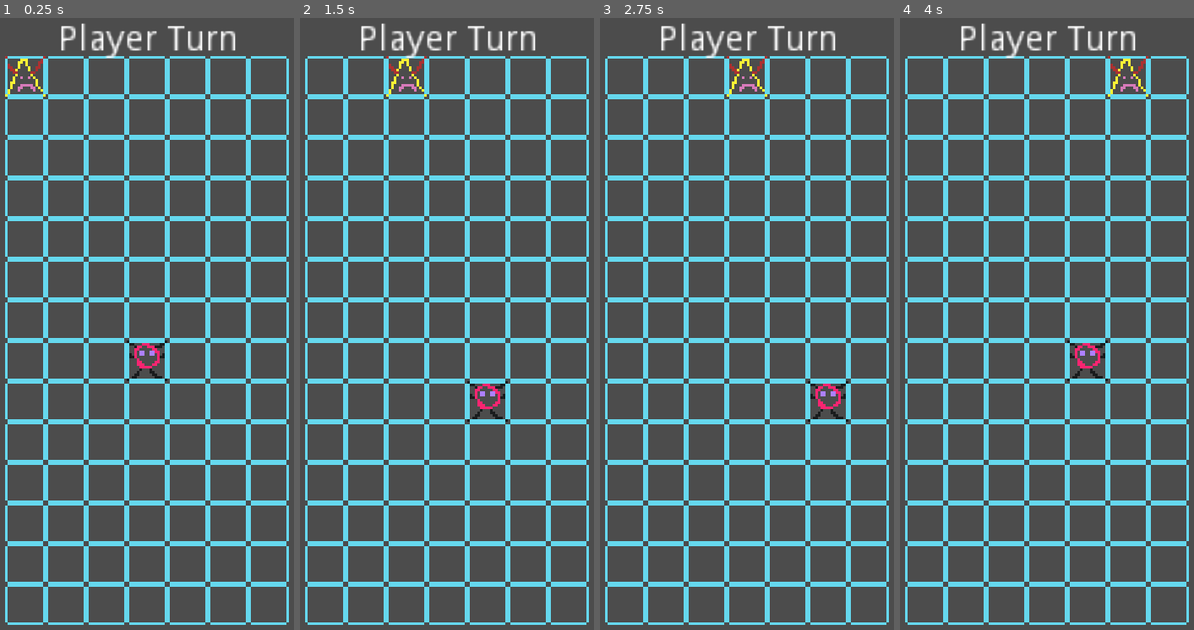
Above: before the commit, frames 1-4 (left to right).
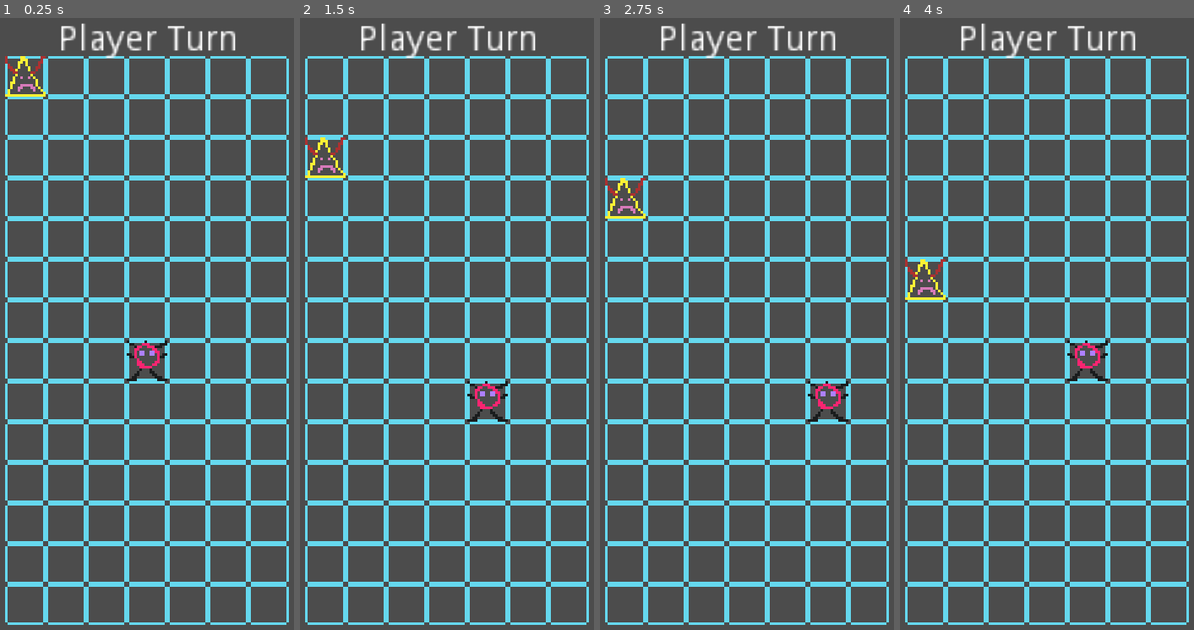
Above: after the commit, the same moments.

Repository: rivergillis/kinda-2048
Game: Godot game, scene res://scenes/Main.tscn
Two runs of this game, one before a commit and one after it. Both use one fixed random seed, a clock stepped at 60 frames per second and the inputs below.
Inputs:
- Up to frame 1 (0.25 s): no input
- Up to frame 2 (1.5 s): tap Enter at 0.5 s; hold Right (move_right) 0.53-1.28 s; tap Space at 1.25 s; hold Down (move_down) from 1.28 s (still down)
- Up to frame 3 (2.75 s): tap Enter at 2 s; release Down (move_down) at 2.03 s; hold Right (move_right) from 2.03 s (still down)
- Up to frame 4 (4 s): tap Space at 2.75 s; release Right (move_right) at 2.78 s; hold Up (move_up) 2.78-3.53 s; tap Enter at 3.5 s; hold Left (move_left) from 3.53 s (still down)

The runs differ from the first frame. In frame 1, 0.1% of the frame differs, in the area x 1-57%, y 6-60%; in frame 2, 0.5%, in the area x 1-71%, y 6-66%; in frame 3, 0.5%; in frame 4, 0.5%.

Commit message:
instance player and enemy in worldgen

Diff:
--- a/project.godot
+++ b/project.godot
@@ -9,16 +9,6 @@
 config_version=4
 
 _global_script_classes=[ {
-"base": "KinematicBody2D",
-"class": "Enemy",
-"language": "GDScript",
-"path": "res://scripts/Enemy.gd"
-}, {
-"base": "KinematicBody2D",
-"class": "Player",
-"language": "GDScript",
-"path": "res://scripts/Player.gd"
-}, {
 "base": "Object",
 "class": "TileInfo",
 "language": "GDScript",
@@ -35,8 +25,6 @@
 "path": "res://scripts/WorldGen.gd"
 } ]
 _global_script_class_icons={
-"Enemy": "",
-"Player": "",
 "TileInfo": "",
 "Utils": "",
 "WorldGen": ""
--- a/scenes/Main.tscn
+++ b/scenes/Main.tscn
@@ -1,17 +1,11 @@
-[gd_scene load_steps=5 format=2]
+[gd_scene load_steps=3 format=2]
 
-[ext_resource path="res://scenes/Player.tscn" type="PackedScene" id=1]
 [ext_resource path="res://scenes/WorldGen.tscn" type="PackedScene" id=2]
 [ext_resource path="res://scripts/dbg/TurnLabel.gd" type="Script" id=3]
-[ext_resource path="res://scenes/Enemy.tscn" type="PackedScene" id=4]
 
 [node name="Main" type="Node2D"]
 
 [node name="WorldGen" parent="." instance=ExtResource( 2 )]
-
-[node name="Enemy" parent="WorldGen" instance=ExtResource( 4 )]
-
-[node name="Player" parent="WorldGen" instance=ExtResource( 1 )]
 
 [node name="TurnLabel" type="Label" parent="."]
 margin_left = 36.6339
--- a/scripts/Enemy.gd
+++ b/scripts/Enemy.gd
@@ -1,6 +1,4 @@
 extends KinematicBody2D
-
-class_name Enemy
 
 var current_tile: TileInfo = TileInfo.new()
 var player_tile: TileInfo = TileInfo.new()
@@ -16,10 +14,10 @@
 func process_ai_turn(delta: float) -> void:
 	var xdiff = clamp(player_tile.x - current_tile.x, -1, 1)
 	var ydiff = clamp(player_tile.y - current_tile.y, -1, 1)
-	if xdiff != 0:
+	if ydiff != 0:
+		current_tile.y += ydiff
+	elif xdiff != 0:
 		current_tile.x += xdiff
-	elif ydiff != 0:
-		current_tile.y += ydiff
 	current_tile = Utils.clamp_tile_position(current_tile)
 	position = Utils.screen_tile_to_px(current_tile)
 	GameState.turn = GameState.TurnState.PLAYER_TURN
--- a/scripts/Player.gd
+++ b/scripts/Player.gd
@@ -1,6 +1,4 @@
 extends KinematicBody2D
-
-class_name Player
 
 signal player_moved(target_tile)
 
--- a/scripts/WorldGen.gd
+++ b/scripts/WorldGen.gd
@@ -3,9 +3,16 @@
 class_name WorldGen
 
 const TileBG = preload("res://scenes/TileBG.tscn")
+const Player = preload("res://scenes/Player.tscn")
+const Enemy = preload("res://scenes/Enemy.tscn")
 
-# Called when the node enters the scene tree for the first time.
+# TODO: Seperate world generation and game start.
+# Game start should in a GameConductor
+
 func _ready() -> void:
+	generate_world()
+
+func generate_world() -> void:
 	for y_tile in range(1, Constants.SCREEN_TILES_VERT + 1):
 		for x_tile in range(1, Constants.SCREEN_TILES_HORIZ + 1):
 			var tile : TileInfo = TileInfo.new(x_tile, y_tile)
@@ -13,5 +20,9 @@
 			tile_bg.position = Utils.screen_tile_to_px(tile)
 			add_child(tile_bg)
 	GameState.turn = GameState.TurnState.PLAYER_TURN
-	$Player.initialize()
-	$Enemy.initialize()
+	var player = Player.instance()
+	player.initialize()
+	add_child(player)
+	var enemy = Enemy.instance()
+	enemy.initialize()
+	add_child(enemy)
